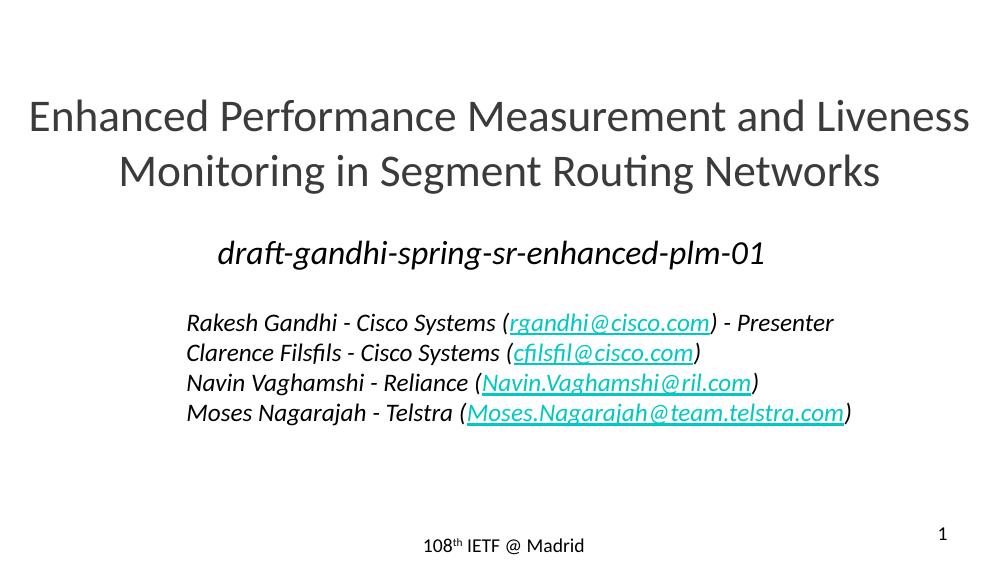
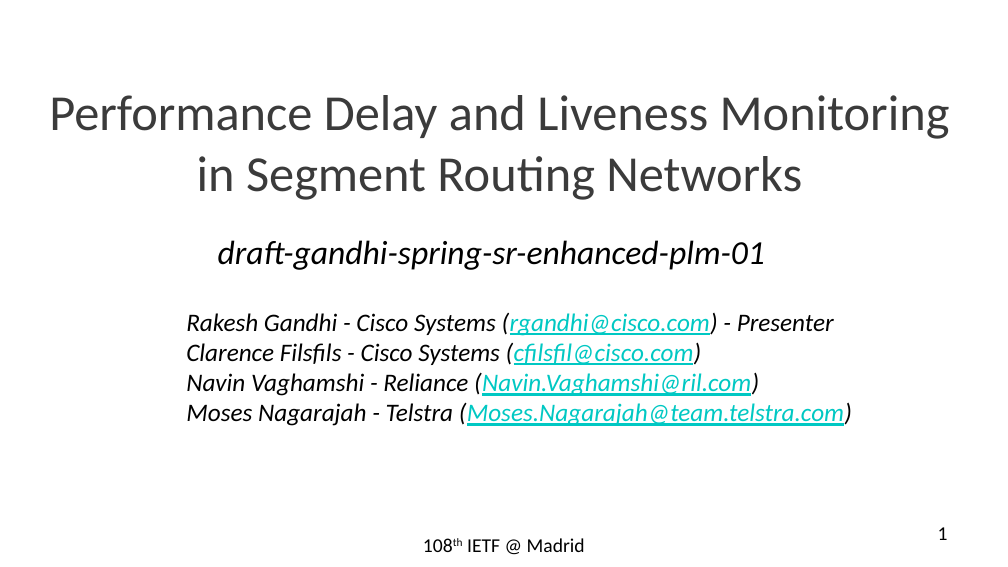
Before and after one commit to rakgandhi/ietf-slides, a slide deck: slide 1 of draft-gandhi-spring-sr-enhanced-plm-01.pptx. Drawn at 1008x567 pixels with LibreOffice and Linux fonts; fonts in the diff are those of the drawing. Boxes give left, top, right and bottom in pixels: in the first picture for what was removed or moved away, otherwise in the second. Text is boxed around its words. In the diff, an @@ line names an element or a change of style, - is before the commit and + after.

```diff
--- a/draft-gandhi-spring-sr-enhanced-plm-01.pptx
+++ b/draft-gandhi-spring-sr-enhanced-plm-01.pptx
@@ title at [49, 95, 950, 200]: text changed; size 32.4 to 36 pt @@
-Enhanced Performance Measurement and Liveness Monitoring in Segment Routing Networks
+Performance Delay and Liveness Monitoring in Segment Routing Networks
```
Also in this commit, not shown: 7 other slides changed, 1 other file.
